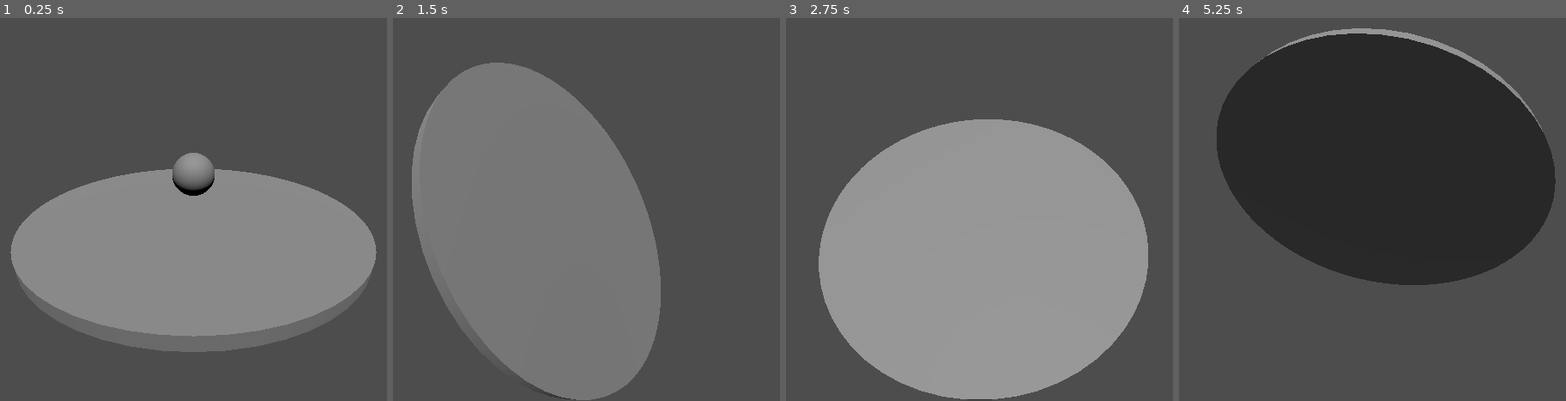
Above: before the commit, frames 1-4 (left to right).
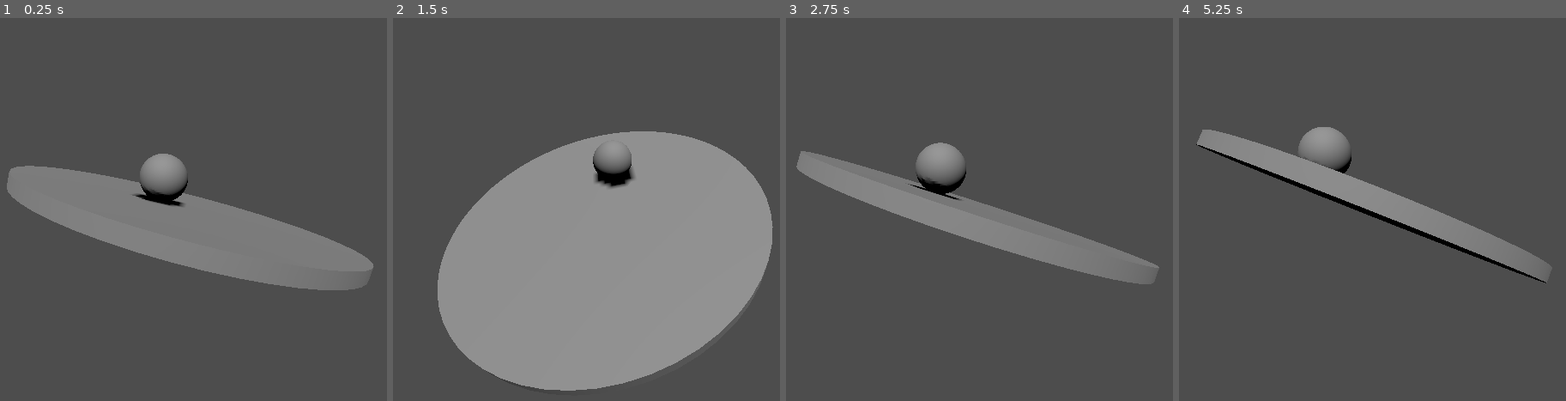
Above: after the commit, the same moments.

Repository: nonyx777/Balance3D
Game: Godot game, scene res://scenes/main.tscn
Two runs of this game, one before a commit and one after it. Both use one fixed random seed, a clock stepped at 60 frames per second and the inputs below.
Inputs:
- Up to frame 1 (0.25 s): no input
- Up to frame 2 (1.5 s): hold D (right) 0.53-1.28 s; hold S (down) from 1.28 s (still down)
- Up to frame 3 (2.75 s): release S (down) at 2.03 s; hold D (right) from 2.03 s (still down)
- Up to frame 4 (5.25 s): release D (right) at 2.78 s; hold W (up) 2.78-3.53 s; hold A (left) 3.53-5.03 s; hold S (down) from 5.03 s (still down)

The runs differ from the first frame. In frame 1, 25% of the frame differs, in the area x 1-98%, y 35-88%; in frame 2, 58%, in the area x 4-99%, y 11-100%; in frame 3, 46%; in frame 4, 46%.

Commit message:
basic balancing implemented

Diff:
--- a/scenes/ball.tscn
+++ b/scenes/ball.tscn
@@ -12,6 +12,7 @@
 height = 0.4
 
 [node name="Ball" type="RigidBody3D"]
+mass = 10.0
 physics_material_override = SubResource("PhysicsMaterial_hqqwv")
 
 [node name="CollisionShape3D" type="CollisionShape3D" parent="."]
--- a/scenes/disc.tscn
+++ b/scenes/disc.tscn
@@ -11,7 +11,7 @@
 bottom_radius = 1.5
 height = 0.1
 
-[node name="CharacterBody3D" type="CharacterBody3D"]
+[node name="Disc" type="CharacterBody3D"]
 script = ExtResource("1_knvn7")
 
 [node name="CollisionShape3D" type="CollisionShape3D" parent="."]
--- a/scenes/main.tscn
+++ b/scenes/main.tscn
@@ -12,6 +12,7 @@
 
 [node name="DirectionalLight3D" type="DirectionalLight3D" parent="."]
 transform = Transform3D(1, 0, 0, 0, 0.5, 0.866025, 0, -0.866025, 0.5, 0, 0, 0)
+shadow_enabled = true
 
 [node name="Ball" parent="." instance=ExtResource("2_gi288")]
-transform = Transform3D(1, 0, 0, 0, 1, 0, 0, 0, 1, 0, 0.649477, 0)
+transform = Transform3D(1, 0, 0, 0, 1, 0, 0, 0, 1, -0.299953, 0.440902, 0.324911)
--- a/scripts/disc.gd
+++ b/scripts/disc.gd
@@ -1,15 +1,19 @@
 extends CharacterBody3D
+@onready var ball: RigidBody3D = $"../Ball"
+@onready var collision_shape_3d: CollisionShape3D = $CollisionShape3D
+@export var theta: float = PI/3
+var new_transform = Transform3D()
 
-func _physics_process(delta: float):
-	if Input.is_action_pressed("up"):
-		var new_rotation = transform.rotated(Vector3.RIGHT, -0.05)
-		transform = new_rotation
-	if Input.is_action_pressed("down"):
-		var new_rotation = transform.rotated(Vector3.RIGHT, 0.05)
-		transform = new_rotation
-	if Input.is_action_pressed("left"):
-		var new_rotation = transform.rotated(Vector3.FORWARD, 0.05)
-		transform = new_rotation
-	if Input.is_action_pressed("right"):
-		var new_rotation = transform.rotated(Vector3.FORWARD, -0.05)
-		transform = new_rotation
+func _physics_process(_delta: float):
+	var disc_ball: Vector3 = ball.position - position
+	var length: float = disc_ball.length()
+	var disc_ball_norm: Vector3 = disc_ball.normalized()
+	var rotation_axis: Vector3 = transform.basis.y.normalized().cross(disc_ball_norm)
+
+	if rotation_axis == Vector3.ZERO:
+		return
+
+	var desired_rotation = Basis(rotation_axis.normalized(), -theta * length / collision_shape_3d.shape.radius)
+	new_transform = transform
+	new_transform.basis = desired_rotation
+	transform = new_transform
